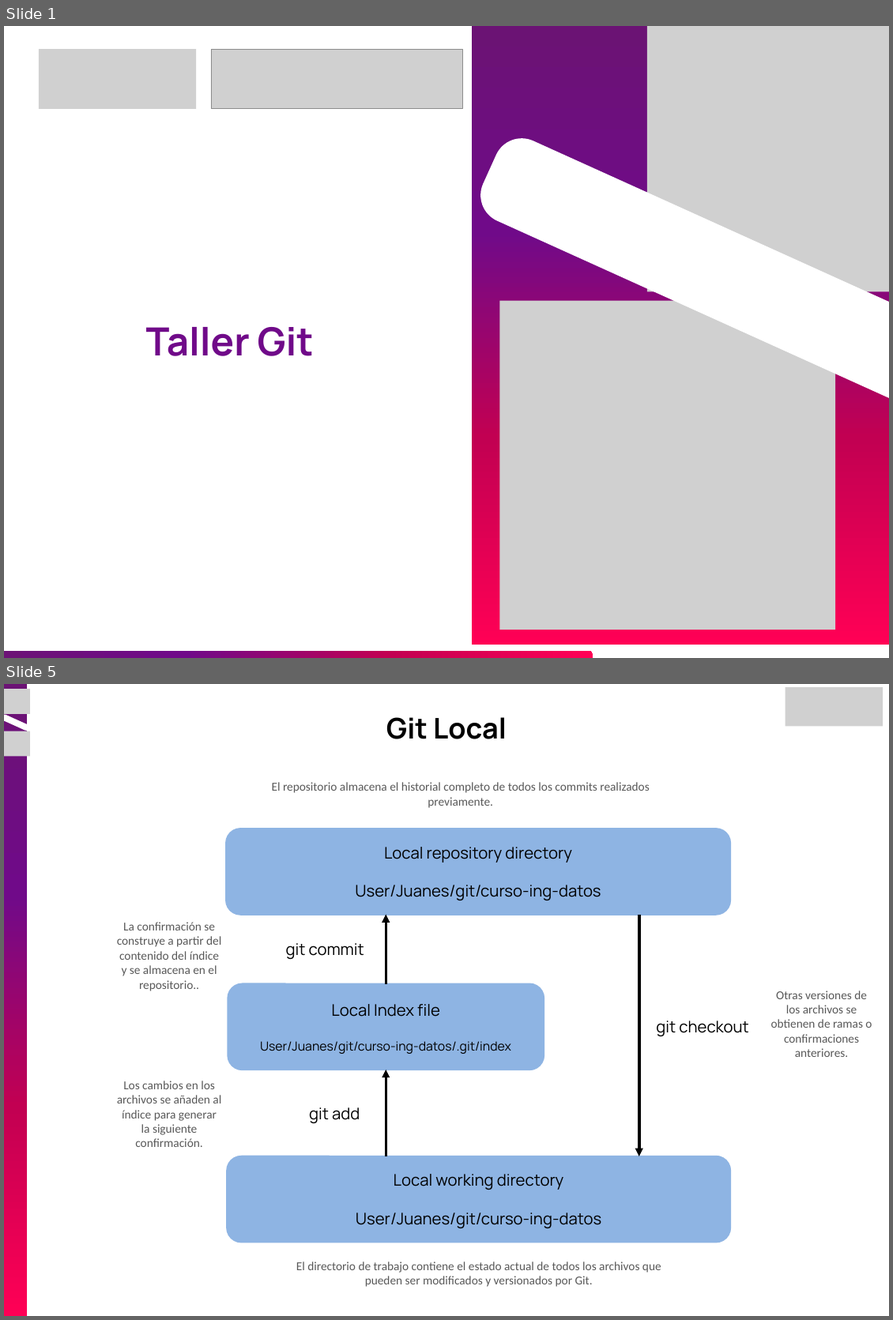
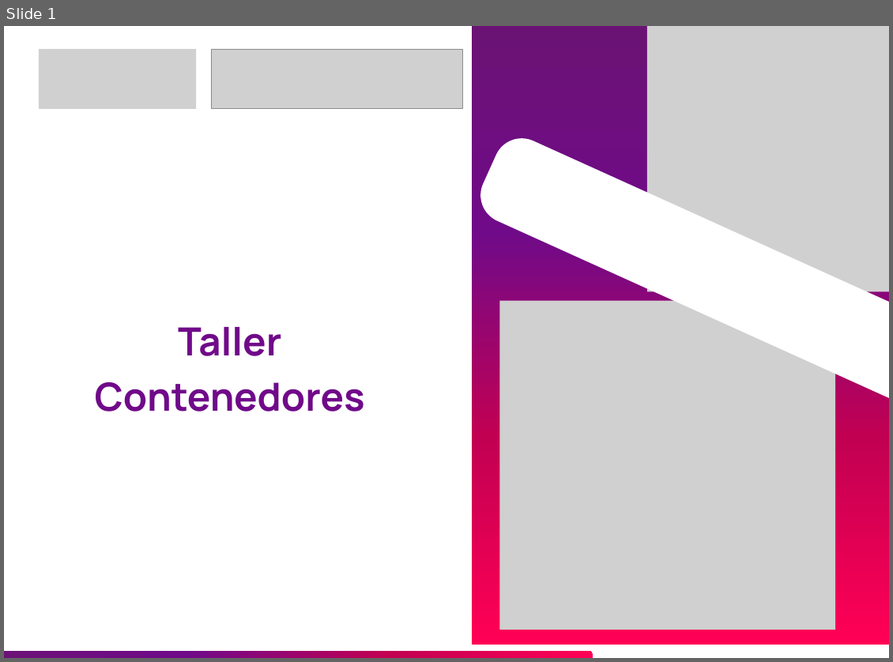
Before and after one commit to JEstebanMejiaV/curso-ingenieria-de-datos, a slide deck: modulo-01_fundamentos/taller-contenedores/materiales-taller-contenedores.pptx. Shown one above the other, each under a label of ours: slides 1 and 5 before the commit, slide 1 after it; the slides between them are not shown. The pictures are 893x1320 and 893x662 pixels, drawn with LibreOffice and Linux fonts; fonts in the diff are those of the drawing; grey boxes stand for pictures. Boxes give left, top, right and bottom in pixels: in the first picture for what was removed or moved away, otherwise in the second. Text is boxed around its words. In the diff, an @@ line names an element or a change of style, - is before the commit and + after.

Commit message:
fix taller contenedores v2.0.2

```diff
--- a/modulo-01_fundamentos/taller-contenedores/materiales-taller-contenedores.pptx
+++ b/modulo-01_fundamentos/taller-contenedores/materiales-taller-contenedores.pptx
@@ slide 5 removed at (x1=4, y1=684, x2=889, y2=1316), background #FFFFFF @@
@@ picture removed at (x1=785, y1=687, x2=882, y2=727) @@
@@ group removed at (x1=4, y1=684, x2=31, y2=1316): 2 freeform shapes, 2 pictures @@
@@ text removed at (x1=386, y1=717, x2=506, y2=739) @@
-Git Local
@@ text removed at (x1=272, y1=782, x2=649, y2=808) @@
-El repositorio almacena el historial completo de todos los commits realizados previamente.
@@ rounded rectangle removed at (x1=226, y1=829, x2=730, y2=914) @@
-Local repository directory
-User/Juanes/git/curso-ing-datos
@@ arrow removed from (386, 984) to (386, 915) @@
@@ arrow removed from (639, 915) to (639, 1156) @@
@@ text removed at (x1=117, y1=922, x2=221, y2=991) @@
-La confirmación se construye a partir del contenido del índice y se almacena en el repositorio..
@@ text removed at (x1=286, y1=943, x2=364, y2=959) @@
-git commit
@@ rounded rectangle removed at (x1=228, y1=984, x2=544, y2=1070) @@
-Local Index file
-User/Juanes/git/curso-ing-datos/.git/index
@@ text removed at (x1=771, y1=991, x2=871, y2=1057) @@
-Otras versiones de los archivos se obtienen de ramas o confirmaciones anteriores.
@@ text removed at (x1=656, y1=1021, x2=749, y2=1036) @@
-git checkout
@@ text removed at (x1=117, y1=1081, x2=221, y2=1147) @@
-Los cambios en los archivos se añaden al índice para generar la siguiente confirmación.
@@ arrow removed from (386, 1156) to (386, 1070) @@
@@ text removed at (x1=309, y1=1107, x2=360, y2=1123) @@
-git add
@@ rounded rectangle removed at (x1=227, y1=1156, x2=729, y2=1242) @@
-Local working directory
-User/Juanes/git/curso-ing-datos
@@ text removed at (x1=296, y1=1261, x2=661, y2=1287) @@
-El directorio de trabajo contiene el estado actual de todos los archivos que pueden ser modificados y versionados por Git.
@@ slide 1 changed as well @@
@@ text at (x1=95, y1=327, x2=365, y2=412): text changed @@
-Taller Git
+Taller Contenedores
```
Also in this commit, not shown: 11 slides added, 10 other slides removed, 2 other files.
